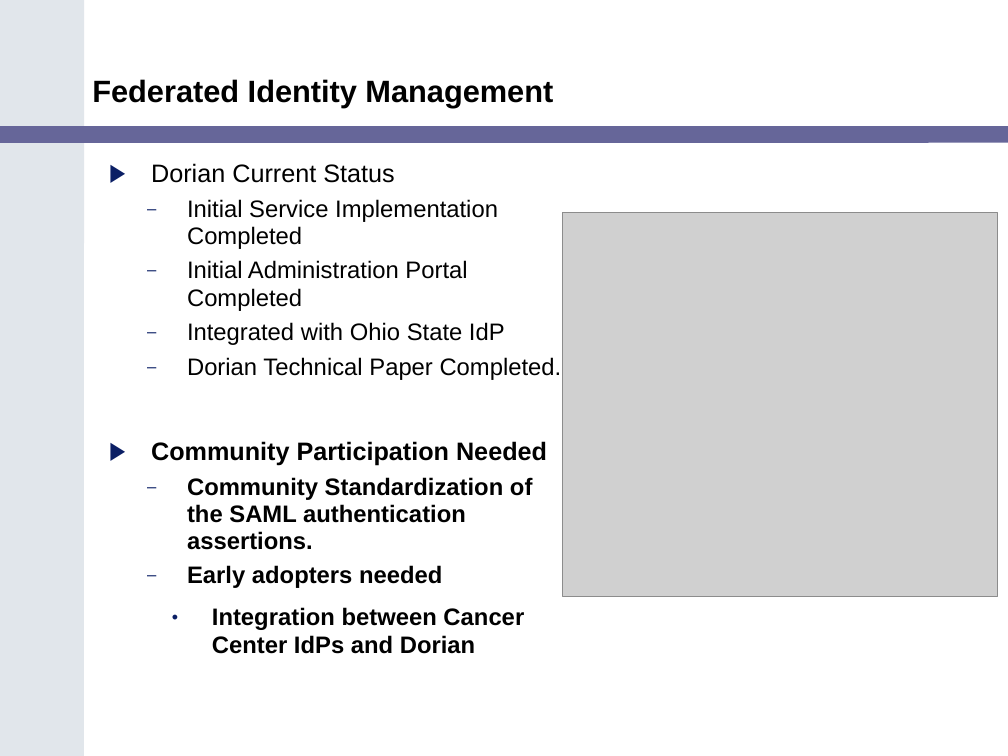
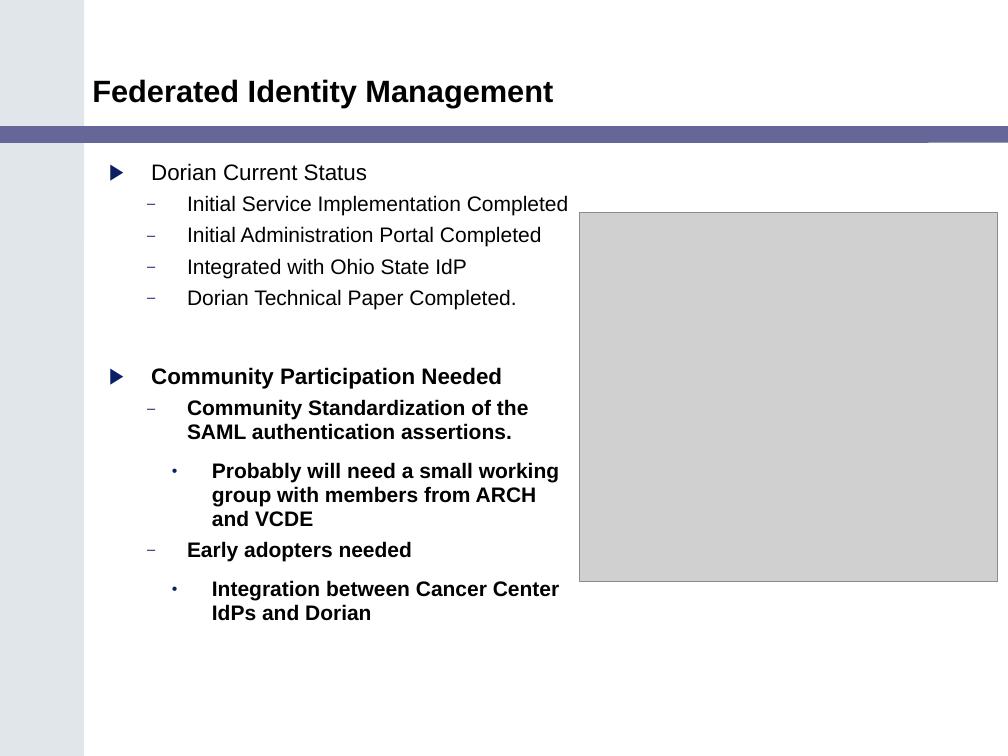
Before and after one commit to NCIP/cagrid-portal, a slide deck: slide 8 of cagrid-1-0/Documentation/presentations/200602_VCDE_ARCH/caGrid_Security_Arch_VCDE_Feb2.ppt (slide 6 before the commit). Drawn at 1008x756 pixels with LibreOffice and Linux fonts; fonts in the diff are those of the drawing; grey boxes stand for pictures; background and template pictures are left out. Boxes give left, top, right and bottom in pixels: in the first picture for what was removed or moved away, otherwise in the second. Text is boxed around its words. In the diff, an @@ line names an element or a change of style, - is before the commit and + after.

```diff
--- a/cagrid-1-0/Documentation/presentations/200602_VCDE_ARCH/caGrid_Security_Arch_VCDE_Feb2.ppt
+++ b/cagrid-1-0/Documentation/presentations/200602_VCDE_ARCH/caGrid_Security_Arch_VCDE_Feb2.ppt
@@ text at <box>151,163,568,621</box>: size 18 to 16 pt in "Dorian Current Status", "Community Participation Needed"; size 17 to 15 pt in "Initial Service Implementation Completed", "Initial Administration Portal Completed", "Integrated with Ohio State IdP", "Dorian Technical Paper Completed." and 3 more places @@
@@ picture: place and size @@
-picture at <box>562,213,998,597</box>
+picture at <box>580,213,998,582</box>
@@ text at <box>212,462,559,527</box>: paragraph added @@
+    • Probably will need a small working group with members from ARCH and VCDE
```
Also in this commit, not shown: 5 other slides changed, 11 slides added, 1 slide removed.
